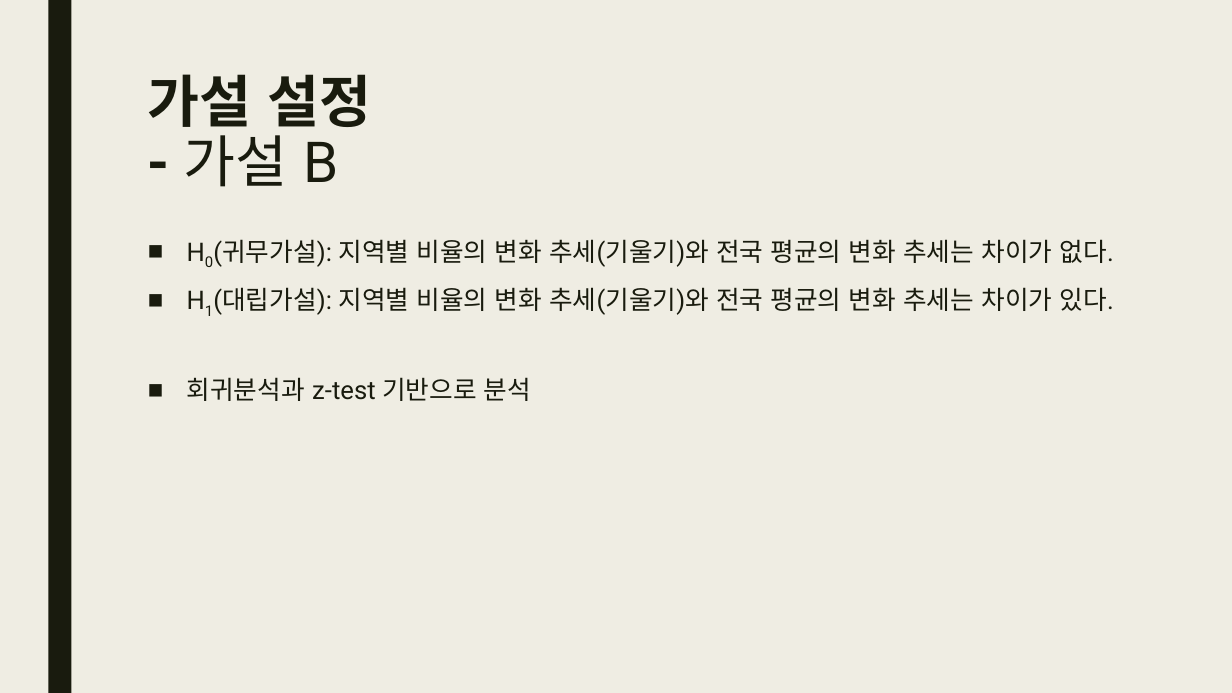
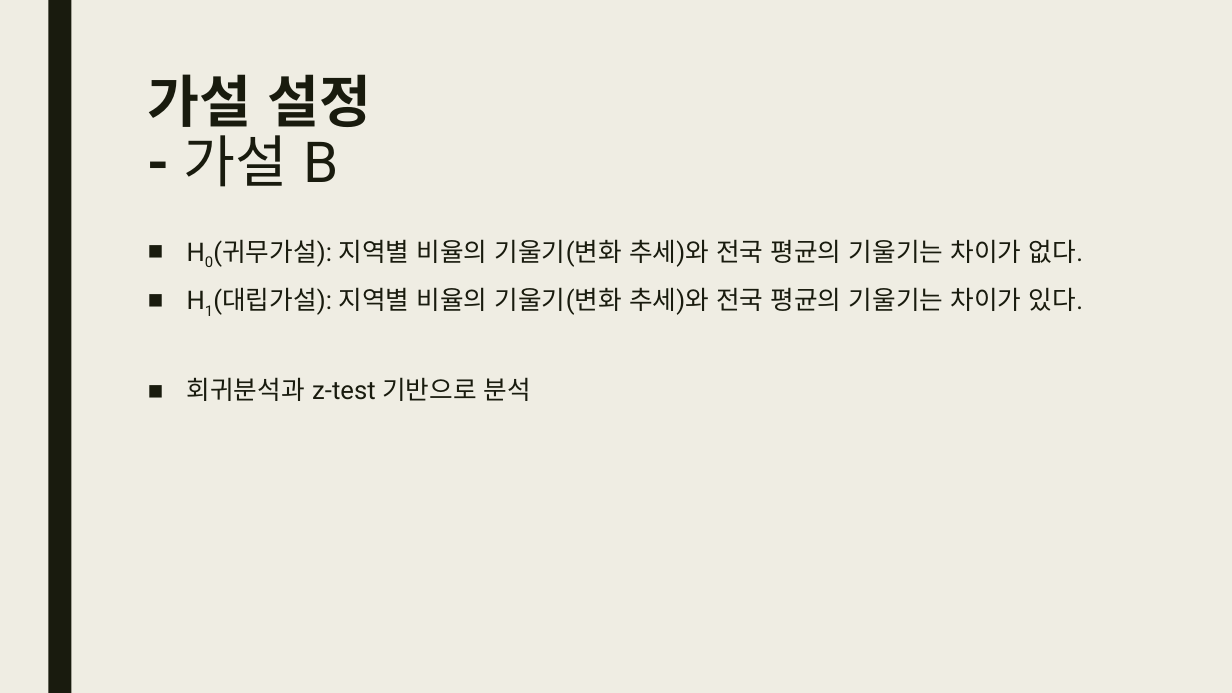
Before and after one commit to 25-SDA-team8/25-SDA-team8, a slide deck: slide 10 of docs/elderly/노인 파트 발표 자료_수정본.pptx. Drawn at 1232x693 pixels with LibreOffice and Linux fonts; fonts in the diff are those of the drawing. Boxes give left, top, right and bottom in pixels: in the first picture for what was removed or moved away, otherwise in the second. Text is boxed around its words. In the diff, an @@ line names an element or a change of style, - is before the commit and + after.

```diff
--- a/docs/elderly/노인 파트 발표 자료_수정본.pptx
+++ b/docs/elderly/노인 파트 발표 자료_수정본.pptx
@@ text at bbox=[213, 239, 1083, 315]: text changed @@
-■ H0(귀무가설): 지역별 비율의 변화 추세(기울기)와 전국 평균의 변화 추세는 차이가 없다.
-■ H1(대립가설): 지역별 비율의 변화 추세(기울기)와 전국 평균의 변화 추세는 차이가 있다.
+■ H0(귀무가설): 지역별 비율의 기울기(변화 추세)와 전국 평균의 기울기는 차이가 없다.
+■ H1(대립가설): 지역별 비율의 기울기(변화 추세)와 전국 평균의 기울기는 차이가 있다.
```
Also in this commit, not shown: 39 other slides changed, 1 slide removed, 3 other files.
